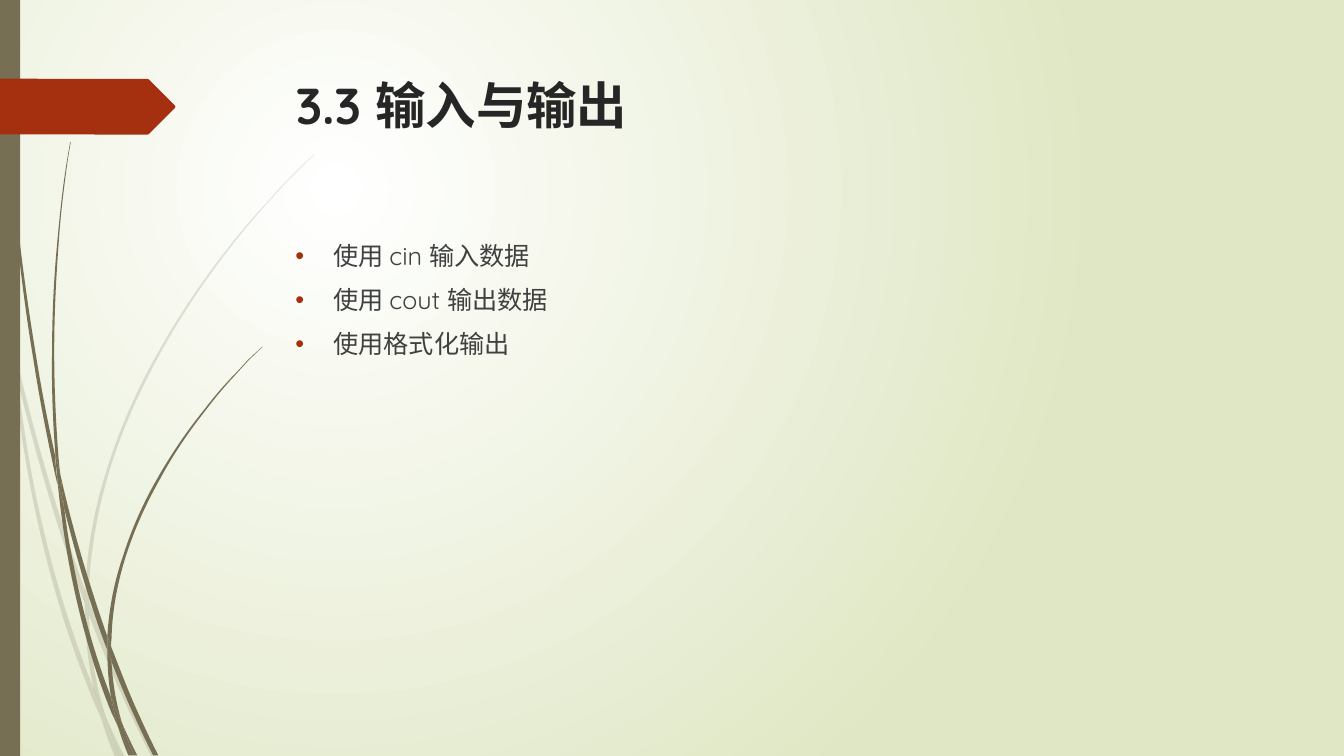
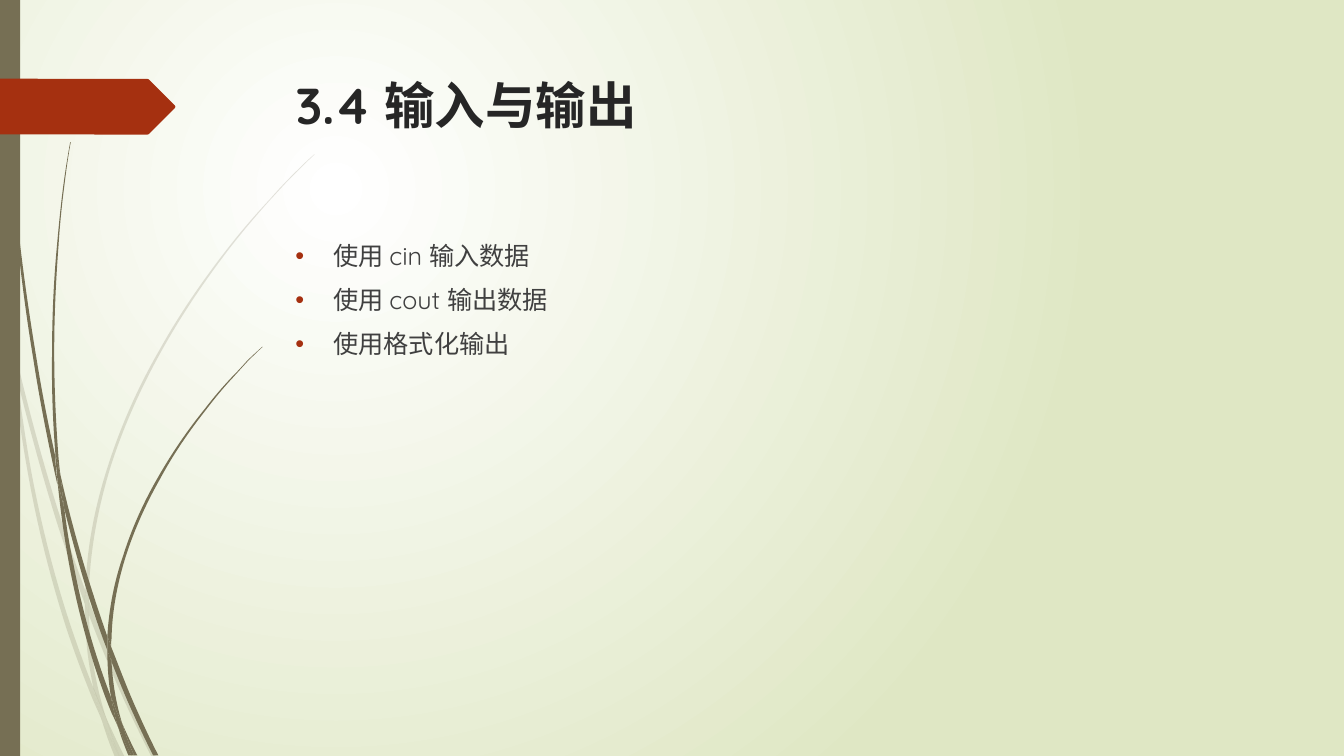
Before and after one commit to liuty2006/learn, a slide deck: slide 32 of learn_cpp/docs/C++语言培训.pptx (slide 31 before the commit). Drawn at 1344x756 pixels with LibreOffice and Linux fonts; fonts in the diff are those of the drawing. Boxes give left, top, right and bottom in pixels: in the first picture for what was removed or moved away, otherwise in the second. Text is boxed around its words. In the diff, an @@ line names an element or a change of style, - is before the commit and + after.

```diff
--- a/learn_cpp/docs/C++语言培训.pptx
+++ b/learn_cpp/docs/C++语言培训.pptx
@@ title at box(296, 81, 637, 129): text changed @@
-3.3 输入与输出
+3.4 输入与输出
```
Also in this commit, not shown: 4 other slides changed, 1 slide added, 1 other file.
